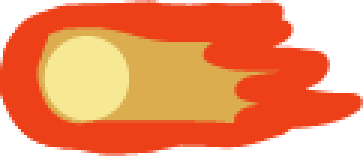
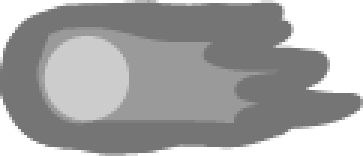
The second 363x156 image is a revision of the first. Changes to its layers:
painted on "Fireball-S3" over (x1=0, y1=3, x2=363, y2=150)
painted on "Fireball-S2" over (x1=0, y1=0, x2=285, y2=156)
painted on "Fireball-S1" over (x1=0, y1=0, x2=234, y2=156)
